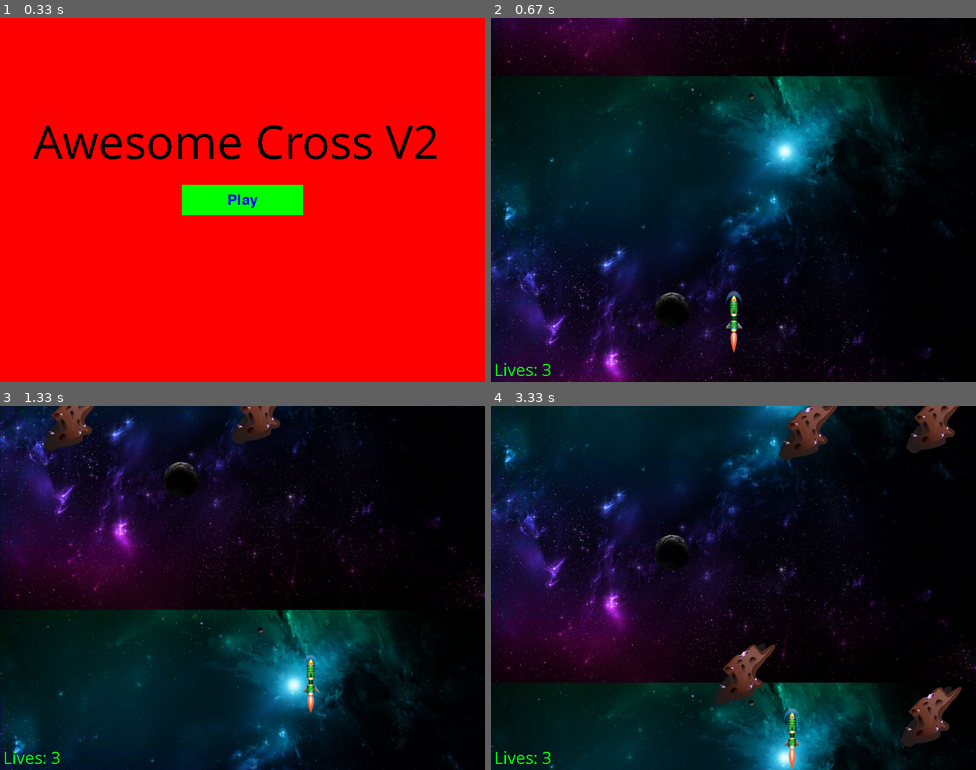
Above: before the commit, frames 1-4 (two rows, left to right).
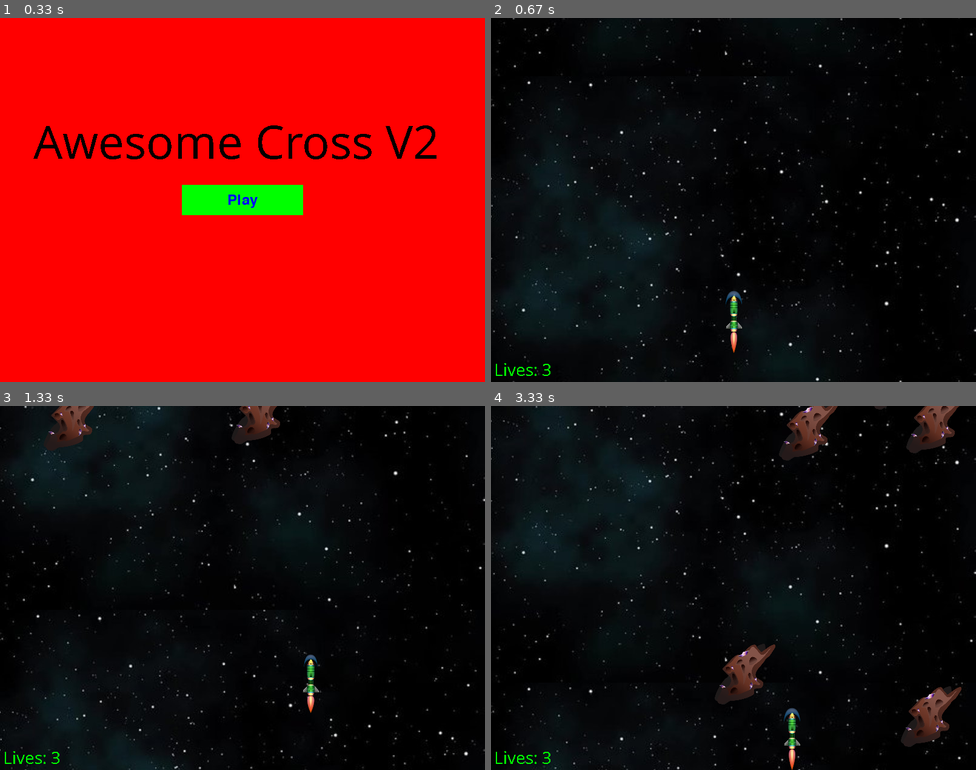
Above: after the commit, the same moments.

Repository: AndrewFagan04/CS_370_AwexomeCross
Game: pygame game, started from spritestest.py
The game is run twice, just before and just after one commit, with the same random seed, the same clock (stepped at 60 frames per second) and the same inputs.
Inputs:
- Up to frame 1 (0.33 s): no input
- Up to frame 2 (0.67 s): click "Play" at 0.38 s
- Up to frame 3 (1.33 s): hold D 0.67-1.13 s; hold W from 1.17 s (still down)
- Up to frame 4 (3.33 s): release W at 1.47 s; hold D 1.5-1.97 s; hold A 2-2.53 s; hold S 2.57-2.87 s; hold S 2.9-3.3 s

Frame 1 is identical in both runs. In frame 2, 38% of the frame differs, in the area x 0-100%, y 0-100%; in frame 3, 38%; in frame 4, 37%.

Commit message:
notes for code

Diff:
--- a/addedSpritesWIP.py
+++ b/addedSpritesWIP.py
@@ -1,3 +1,6 @@
+#moving background, movement, collision, lives, sound, random obstacles
+
+
 """Module providing a function printing python version."""
 import pygame
 import sys
@@ -68,8 +71,6 @@
     keys = pygame.key.get_pressed()
     if keys[pygame.K_w]:
         character_y -= speed
-        pygame.mixer.Channel.play()
-        pygame.mixer.Channel.stop()
     if keys[pygame.K_a]:
         character_x -= speed
     if keys[pygame.K_s]:
--- a/collisionWASD.py
+++ b/collisionWASD.py
@@ -1,3 +1,6 @@
+#background, movement, collision, random obstacles
+
+
 """Module providing a function printing python version."""
 import pygame
 import sys
--- a/spritestest.py
+++ b/spritestest.py
@@ -1,3 +1,6 @@
+#moving background, movement, collision, lives, sound, random obstacles, start button, gameover screen/retry button
+
+
 """Module providing a function printing python version."""
 import pygame
 import sys
@@ -11,8 +14,8 @@
 WIDTH = 800
 LENGTH = 600
 window = pygame.display.set_mode([WIDTH, LENGTH])
-background = pygame.image.load("C:/Users/Danyal/CS_370_danyalm/CS_370_AwexomeCross/spacee.jpg") # put stars image here
-meteor = pygame.image.load("C:/Users/Danyal/CS_370_danyalm/CS_370_AwexomeCross/sprites/Meteor_01.png")
+background = pygame.image.load("spaceee1.jpg") # put stars image here
+meteor = pygame.image.load("sprites/Meteor_01.png")
 fps = 60
 timer = pygame.time.Clock()
 
@@ -21,7 +24,7 @@
 RED = (255, 0, 0)
 BLUE = (0, 0, 255)
 
-player_images = [pygame.transform.scale(pygame.image.load(f'C:/Users/Danyal/CS_370_danyalm/CS_370_AwexomeCross/sprites/player{i}.png').convert_alpha(), (28,103)) for i in range(1, 5)]
+player_images = [pygame.transform.scale(pygame.image.load(f'sprites/player{i}.png').convert_alpha(), (28,103)) for i in range(1, 5)]
 class Player(pygame.sprite.Sprite):
     def __init__(self):
         super().__init__()
--- a/testpygameAWF.py
+++ b/testpygameAWF.py
@@ -1,3 +1,6 @@
+#create game window
+
+
 import pygame
 pygame.init()
 
Binary file added: spaceee1.jpg
